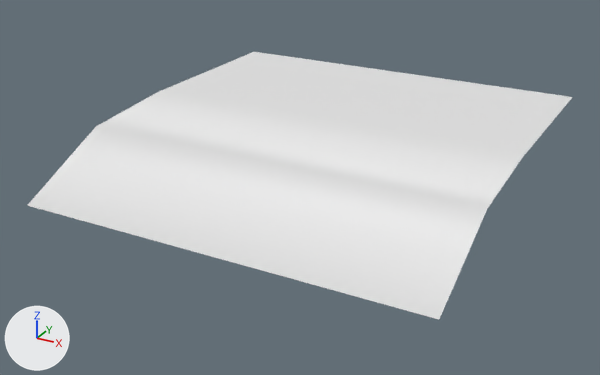
The OBJ model models/areas/town/cobble_1_-2.obj: old version first, new version second.
Rendered twice from a 50 mm lens placed at (52.6, -4.9, 17.8), pointed at (32.2, 32.2, -0.8). The axes (+X, +Y, +Z) are drawn at lower left. The lights are the same throughout. The older version comes first. Where no turn or scale is listed for an object, it has been applied to the vertices. Vertices at exactly the same position are counted once.

In view in the first picture: 'cobble_1_-2'.
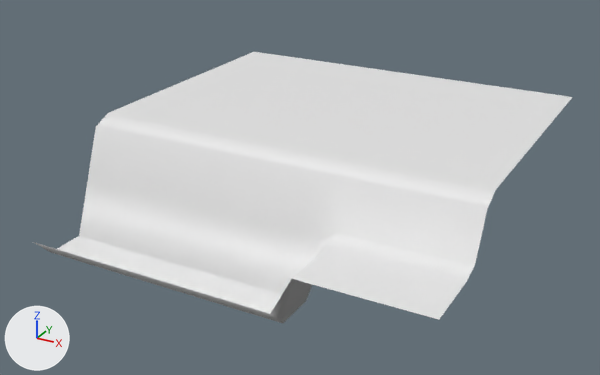
Boxes (x1, y1, x2, y2) around the edits, measured in the pictures (600 x 375 px):
```json
{"object": "cobble_1_-2", "change": "reshaped", "before": [27, 52, 572, 319], "after": [34, 52, 572, 323]}
{"part": 1, "of": "me_cobble_1__2", "change": "reshaped", "before": [27, 92, 522, 319], "after": [34, 92, 522, 323]}
```

Edits to the scene script, one JSON object a line:
```json
{"block": "me_cobble_1__2", "where": "# used by ob_cobble_1__2; location = (0.0, 0.0, 0.0)"}
{"op": "remove", "block": "me_cobble_1__2", "code": "me_cobble_1__2.from_pydata(...)  # 25 vertices, 32 faces; spans x 22.0..44.0, y 22.0..44.0, z 0.0..3.0"}
{"op": "add", "block": "me_cobble_1__2", "code": "me_cobble_1__2.from_pydata(...)  # 241 vertices, 416 faces; spans x 22.0..44.0, y 22.0..44.0, z -3.2..3.0"}
{"block": "me_cobble_1__2", "change": "me_cobble_1__2 part 1"}
{"block": "me_cobble_1__2", "change": "3 vertices are removed from x 22.0..33.0, y 22.0, z 0.0"}
{"block": "me_cobble_1__2", "change": "16 faces are deleted"}
{"block": "me_cobble_1__2", "change": "10 new vertices lie (-1.1, 0.0, 0.0) away from vertices in x 27.5..44.0, y 22.0..33.0, z 0.0..3.0"}
{"block": "me_cobble_1__2", "change": "9 new vertices lie (0.0, -1.1, 0.0) away from vertices in x 22.0..44.0, y 33.0, z 3.0"}
{"block": "me_cobble_1__2", "change": "13 new vertices lie (1.1, 0.0, 0.0) away from vertices in x 22.0..38.5, y 22.0..33.0, z 0.0..3.0"}
{"block": "me_cobble_1__2", "change": "16 new vertices lie (1.1, -1.1, 0.0) away from vertices in x 22.0..42.9, y 31.9..33.0, z 3.0"}
{"block": "me_cobble_1__2", "change": "18 new vertices lie (-1.1, 0.0, 0.0) away from vertices in x 23.1..44.0, y 22.0..33.0, z 0.0..3.0"}
{"block": "me_cobble_1__2", "change": "21 new vertices lie (0.0, -1.1, 0.0) away from vertices in x 22.0..44.0, y 30.8..31.9, z 3.0"}
{"block": "me_cobble_1__2", "change": "21 new vertices lie (0.0, -1.1, 0.0) away from vertices in x 22.0..44.0, y 29.7..30.8, z 3.0"}
{"block": "me_cobble_1__2", "change": "13 new vertices lie (1.1, 0.0, 0.0) away from vertices in x 23.1..40.7, y 22.0..33.0, z 0.0..3.0"}
{"block": "me_cobble_1__2", "change": "14 new vertices lie (0.0, -1.1, -2.8) away from vertices in x 22.0..36.3, y 27.5, z 2.5"}
{"block": "me_cobble_1__2", "change": "14 new vertices lie (0.0, -1.1, -2.9) away from vertices in x 22.0..36.3, y 26.4, z -0.3"}
{"block": "me_cobble_1__2", "change": "14 new vertices lie (0.0, -1.1, 0.0) away from vertices in x 22.0..36.3, y 25.3, z -3.2"}
{"block": "me_cobble_1__2", "change": "14 new vertices lie (0.0, -1.1, 0.0) away from vertices in x 22.0..36.3, y 24.2, z -3.2"}
{"block": "me_cobble_1__2", "change": "14 new vertices lie (0.0, -1.1, 1.1) away from vertices in x 22.0..36.3, y 23.1, z -3.2"}
{"block": "me_cobble_1__2", "change": "7 new vertices lie (1.1, -1.1, -2.2) away from vertices in x 36.3..42.9, y 27.5, z 2.5"}
{"block": "me_cobble_1__2", "change": "7 new vertices lie (0.0, -1.1, -0.3) away from vertices in x 37.4..44.0, y 26.4, z 0.3"}
{"block": "me_cobble_1__2", "change": "7 new vertices lie (0.0, -1.1, 0.0) away from vertices in x 37.4..44.0, y 25.3, z 0.0"}
{"block": "me_cobble_1__2", "change": "7 new vertices lie (0.0, -1.1, 0.0) away from vertices in x 37.4..44.0, y 24.2, z 0.0"}
{"block": "me_cobble_1__2", "change": "400 new faces join them"}
```
